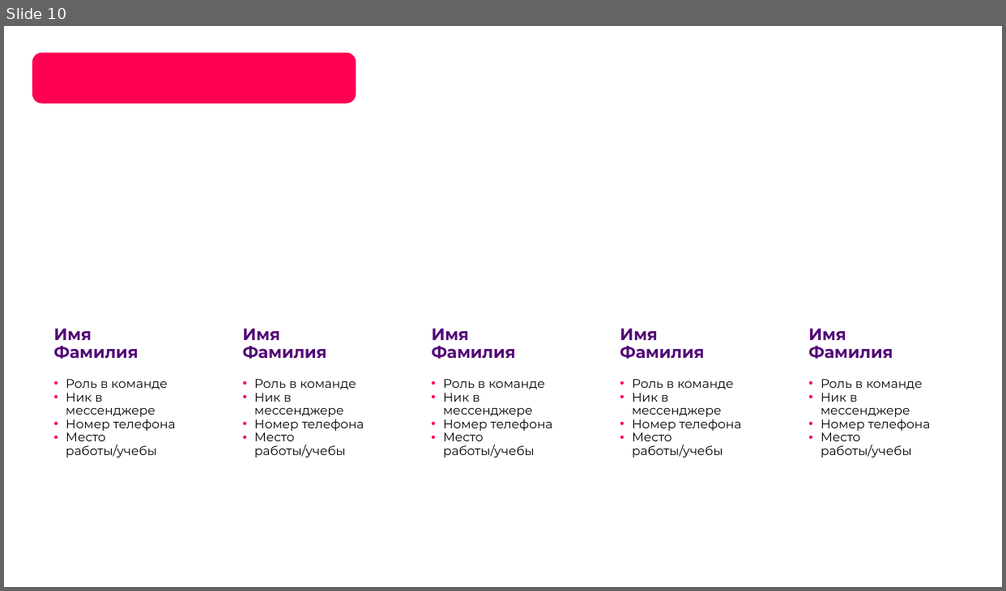
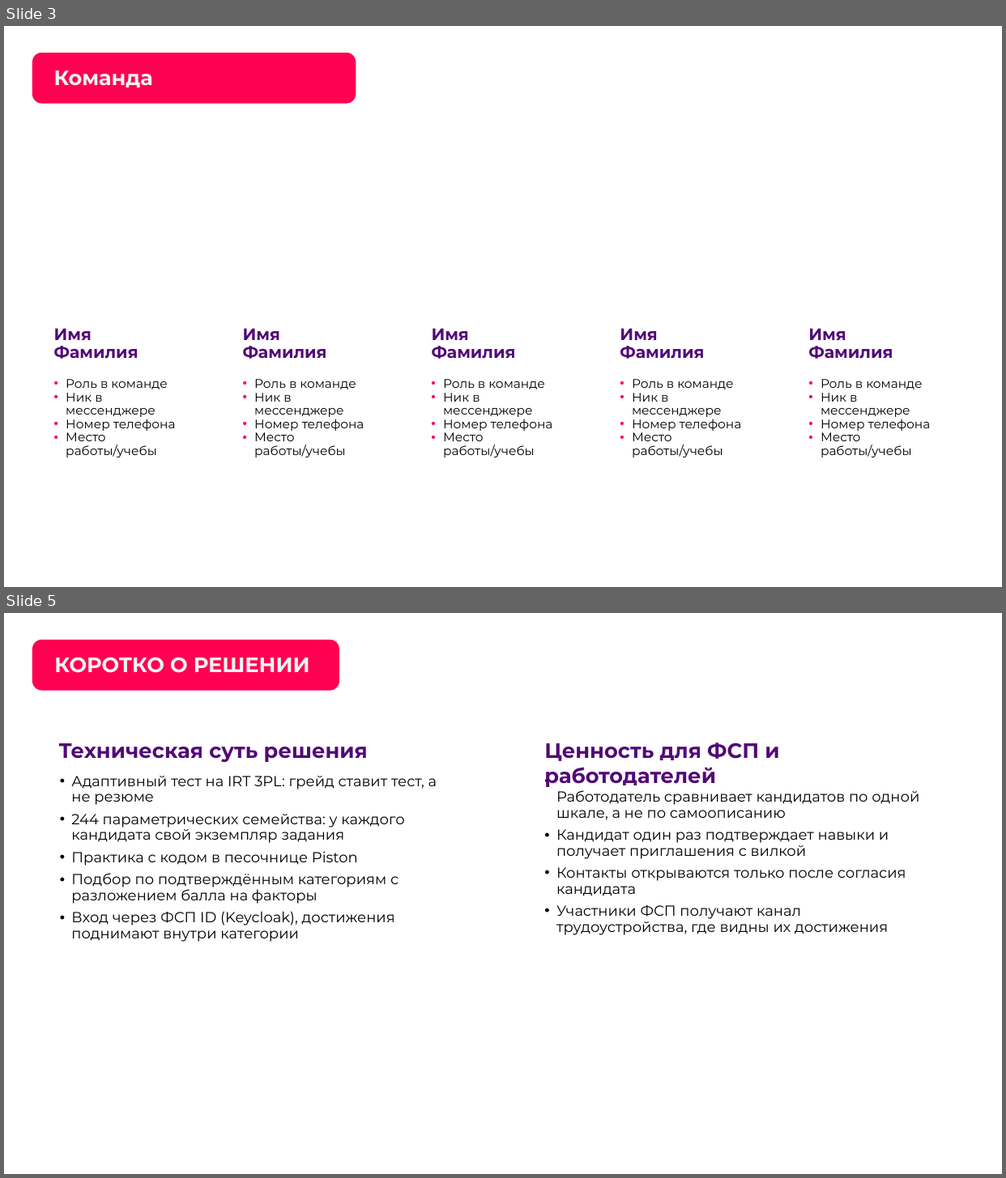
Before and after one commit to Egor2809/fsp-scout, a slide deck: docs/scout-presentation.pptx. Shown one above the other, each under a label of ours: slide 10 before the commit, slides 3 and 5 after it; the slides between them are not shown. The pictures are 1006x591 and 1006x1178 pixels, drawn with LibreOffice and Linux fonts; fonts in the diff are those of the drawing; background and template pictures are left out. Boxes give left, top, right and bottom in pixels: in the first picture for what was removed or moved away, otherwise in the second. Text is boxed around its words. In the diff, an @@ line names an element or a change of style, - is before the commit and + after.

```diff
--- a/docs/scout-presentation.pptx
+++ b/docs/scout-presentation.pptx
@@ slide 5 added at bbox=[4, 613, 1002, 1174], background picture (left out) @@
@@ rounded rectangle added at bbox=[32, 639, 339, 690], fill #FF0053 @@
@@ title added at bbox=[54, 657, 310, 673], 20 pt, text #F2F2F2, bold @@
+КОРОТКО О РЕШЕНИИ
@@ rounded rectangle added at bbox=[32, 712, 478, 1121], fill #FFFFFF @@
@@ rounded rectangle added at bbox=[513, 712, 959, 1121], fill #FFFFFF @@
@@ text added at bbox=[59, 743, 368, 762], 20 pt, text #520977, bold @@
+Техническая суть решения
@@ text added at bbox=[544, 743, 779, 787], 20 pt, text #520977, bold @@
+Ценность для ФСП и работодателей
@@ text added at bbox=[71, 776, 437, 942], 14 pt, text #000000 @@
+• Адаптивный тест на IRT 3PL: грейд ставит тест, а не резюме
+• 244 параметрических семейства: у каждого кандидата свой экземпляр задания
+• Практика с кодом в песочнице Piston
+• Подбор по подтверждённым категориям с разложением балла на факторы
+• Вход через ФСП ID (Keycloak), достижения поднимают внутри категории
@@ text added at bbox=[556, 790, 919, 935], 14 pt, text #000000 @@
+• Работодатель сравнивает кандидатов по одной шкале, а не по самоописанию
+• Кандидат один раз подтверждает навыки и получает приглашения с вилкой
+• Контакты открываются только после согласия кандидата
+• Участники ФСП получают канал трудоустройства, где видны их достижения
@@ page number added at bbox=[938, 1133, 984, 1163], 12 pt, text #FFFFFF @@
+5
@@ what was slide 10 is now slide 3 @@
@@ slide 3 changed as well @@
@@ title added at bbox=[54, 71, 153, 88], 20 pt, text #F2F2F2, bold @@
+Команда
```
Also in this commit, not shown: 2 other slides changed, 11 other slides added, 8 slides removed, 2 other files.
